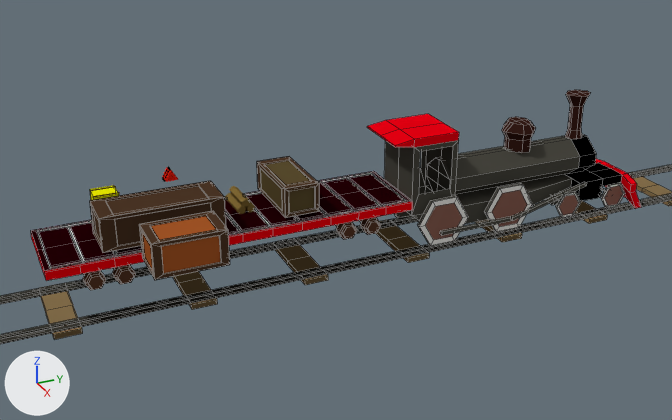
A saved change to the Blender file Assets/Model/locomotive.blend.
Rendered twice from a camera (50 mm lens) standing at (69.1, -47.8, 33.6) and looking at (1.0, -17.2, -0.4). The axes (+X, +Y, +Z) are drawn at lower left. The lights are the same throughout. Mesh edges are drawn as thin lines on the coarser meshes.
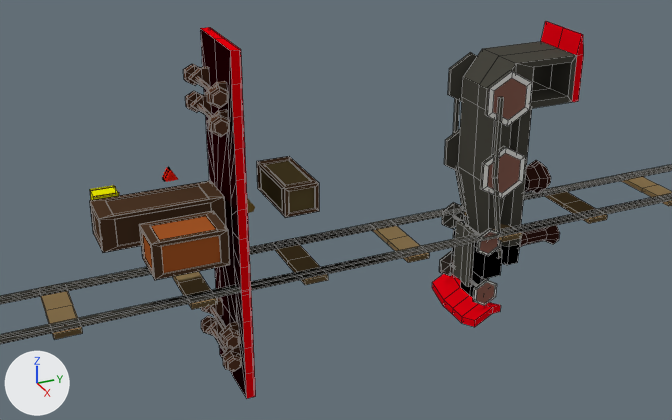
What differs and where, as boxes [x1, y1, x2, y2] in the pictures (672 x 420 px; the box of a moved part takes in the faces that stretch with it):
'Cube', reshaped, rescaled (44% narrower, 96% taller): before [367, 90, 641, 246]; after [432, 21, 584, 327]
'Cube.001', reshaped, rescaled (81% narrower, 211% taller): before [31, 171, 413, 290]; after [183, 27, 256, 399]
part 1 of me_cube, moved or reshaped: before [427, 134, 596, 195]; after [500, 109, 532, 265]
part 2 of me_cube, moved or reshaped: before [502, 117, 536, 153]; after [524, 160, 551, 194]
part 3 of me_cube, moved or reshaped: before [565, 90, 591, 139]; after [519, 225, 560, 247]
part 4 of me_cube, moved or reshaped: before [484, 183, 532, 232]; after [444, 129, 525, 199]
part 5 of me_cube, moved or reshaped: before [394, 196, 468, 246]; after [448, 52, 532, 126]
part 6 of me_cube, moved or reshaped: before [601, 182, 625, 208]; after [439, 251, 497, 306]
part 7 of me_cube, moved or reshaped: before [553, 191, 581, 218]; after [442, 203, 501, 256]
part 8 of me_cube, moved or reshaped: before [545, 191, 602, 205]; after [453, 221, 475, 287]
part 9 of me_cube, moved or reshaped: before [440, 182, 587, 235]; after [453, 97, 504, 258]
part 10 of me_cube, added (black): after [432, 21, 584, 327]
part 11 of me_cube, deleted: before [367, 114, 641, 224]

Diff of the bpy script that builds the scene:
```diff
--- a/Assets/Model/locomotive.blend.py
+++ b/Assets/Model/locomotive.blend.py
@@ me_cube @@
 # used by ob_cube; location = (0.0, 0.86, 0.0); scale = (1.47, 1.47, 1.47)
-me_cube.from_pydata(...)  # 260 vertices, 203 faces; spans x -1.0..2.8, y -9.0..10.1, z -3.3..4.5
+me_cube.from_pydata(...)  # 264 vertices, 207 faces; spans x -1.5..4.2, y -4.8..6.7, z -14.8..13.3
+# me_cube part 1: the loose piece of 22 vertices spanning x 0.0..1.4, y -4.9..6.3, z -0.9..1.5 is turned -90 degrees about the x axis through the mesh origin and scaled by 1.47
+# me_cube part 2: the loose piece of 28 vertices spanning x 0.0..1.1, y -0.2..2.1, z 1.4..3.3 is turned -90 degrees about the x axis through the mesh origin and scaled by 1.47
+# me_cube part 3: the loose piece of 28 vertices spanning x 0.0..0.7, y 4.5..6.2, z 1.5..4.5 is turned -90 degrees about the x axis through the mesh origin and scaled by 1.47
+# me_cube part 4: the loose piece of 18 vertices spanning x 2.1..2.3, y -2.7..0.8, z -3.1..-0.1 is turned -90 degrees about the x axis through the mesh origin and scaled by 1.47
+# me_cube part 5: the loose piece of 18 vertices spanning x 2.1..2.3, y -7.5..-4.0, z -3.1..-0.1 is turned -90 degrees about the x axis through the mesh origin and scaled by 1.47
+# me_cube part 6: the loose piece of 30 vertices spanning x 0.0..2.3, y 6.5..8.4, z -3.1..-1.4 is turned -90 degrees about the x axis through the mesh origin and scaled by 1.47
+# me_cube part 7: the loose piece of 30 vertices spanning x 0.0..2.3, y 2.8..4.7, z -3.1..-1.4 is turned -90 degrees about the x axis through the mesh origin and scaled by 1.47
+# me_cube part 8: the loose piece of 12 vertices spanning x -1.0..0.0, y 3.6..7.5, z -2.8..-2.4 is turned -90 degrees about the x axis through the mesh origin and scaled by 1.47
+# me_cube part 9: the loose piece of 12 vertices spanning x 1.8..2.6, y -6.0..5.3, z -2.4..-1.0 is turned -90 degrees about the x axis through the mesh origin and scaled by 1.47
+# me_cube part 10: a new loose piece of 66 vertices spanning x 0.0..4.2, y -4.8..5.8, z -14.8..13.3
+# me_cube part 11: the loose piece of 62 vertices spanning x 0.0..2.8, y -9.0..10.1, z -3.3..3.9 is deleted
 me_cube.materials.append(mat_material)
@@ me_cube_001 @@
 me_cube_001.from_pydata(...)  # 493 vertices, 403 faces; spans x -0.25..0.07, y -4.07..4.07, z -5.8..1.46
 # used by ob_cube_001; location = (0.0, -26.73, 0.0); scale = (15.7, 3.85, 0.355)
+# me_cube_001 part 12: the whole mesh is multiplied about the mesh origin by the matrix ((15.652, 0.0, 0.0), (0.0, 0.0, 0.355), (0.0, -3.846, 0.0))
 me_cube_001.materials.append(mat_material_007)
@@ ob_cube @@
 ob_cube.location = (0.0, 0.86, 0.0)
-ob_cube.scale = (1.47, 1.47, 1.47)
 _m = ob_cube.modifiers.new('Mirror', 'MIRROR')
@@ ob_cube_001 @@
 ob_cube_001.location = (0.0, -26.73, 0.0)
-ob_cube_001.scale = (15.7, 3.85, 0.355)
 _m = ob_cube_001.modifiers.new('Mirror', 'MIRROR')
```
